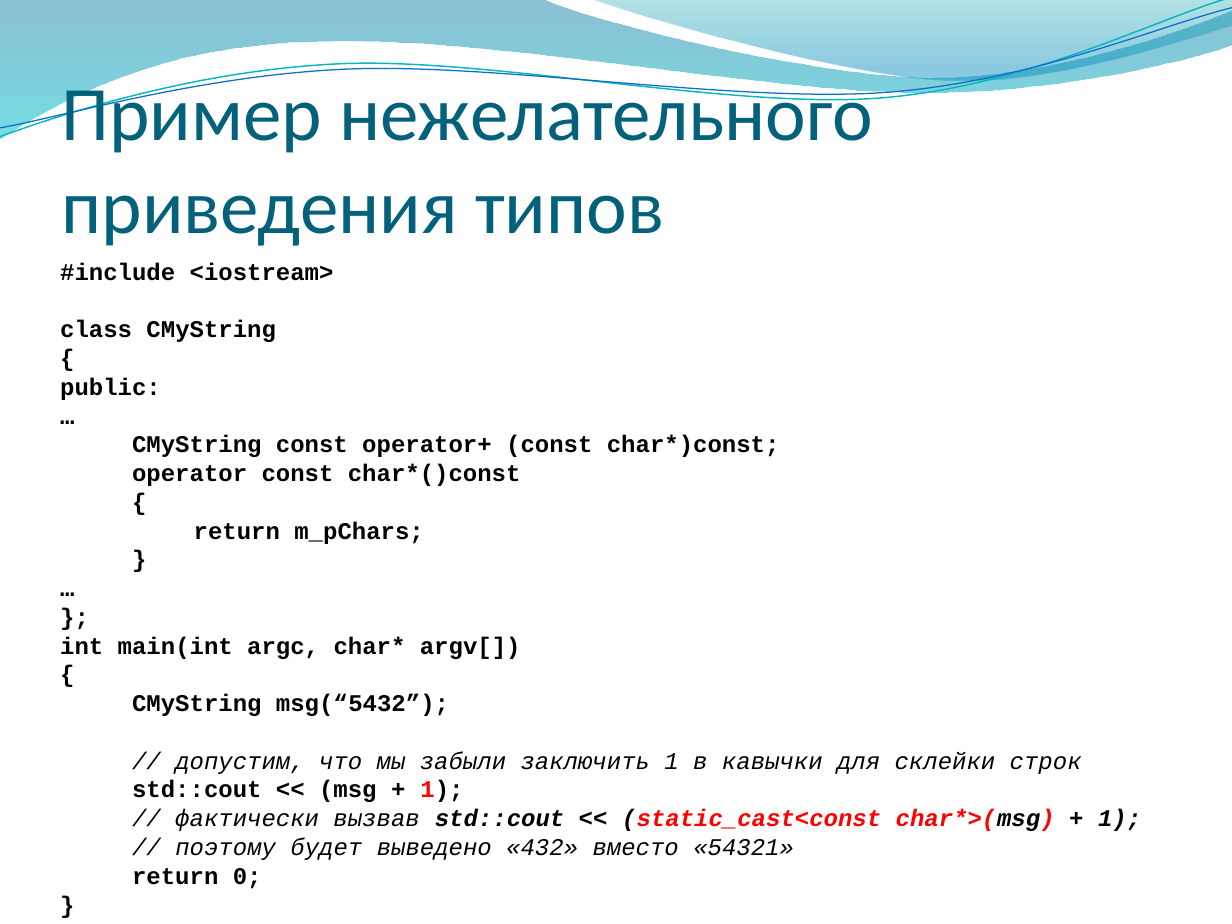
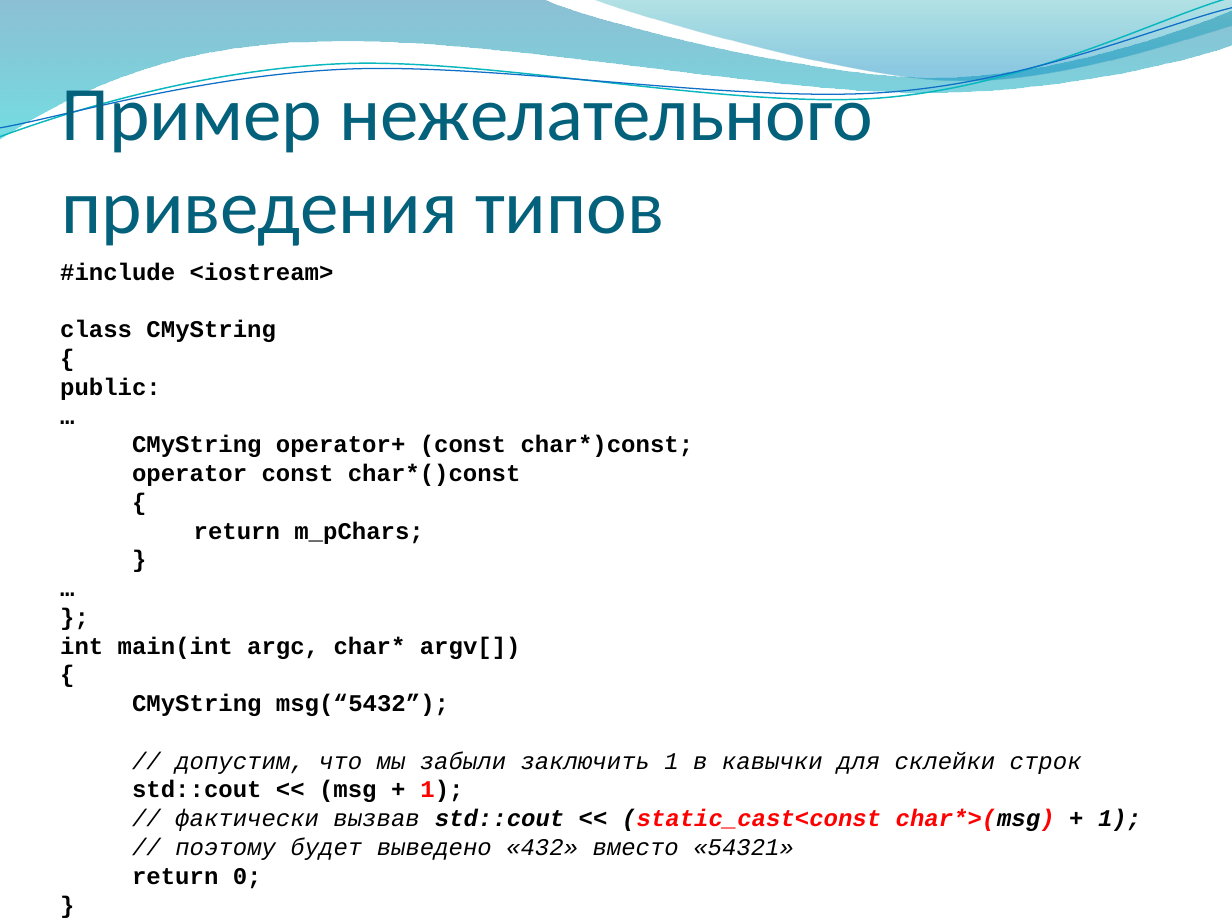
Before and after one commit to alexey-malov/oop, a slide deck: slide 68 of lectures/04/Дружественные функции и классы. Перегрузка операций.pptx. Drawn at 1232x924 pixels with LibreOffice and Linux fonts; fonts in the diff are those of the drawing; background and template pictures are left out. Boxes give left, top, right and bottom in pixels: in the first picture for what was removed or moved away, otherwise in the second. Text is boxed around its words. In the diff, an @@ line names an element or a change of style, - is before the commit and + after.

```diff
--- a/lectures/04/Дружественные функции и классы. Перегрузка операций.pptx
+++ b/lectures/04/Дружественные функции и классы. Перегрузка операций.pptx
@@ text at <box>132,435,694,457</box>: text changed @@
-CMyString const operator+ (const char*)const;
+CMyString operator+ (const char*)const;
```
Also in this commit, not shown: 14 other slides changed, 1 other file.
